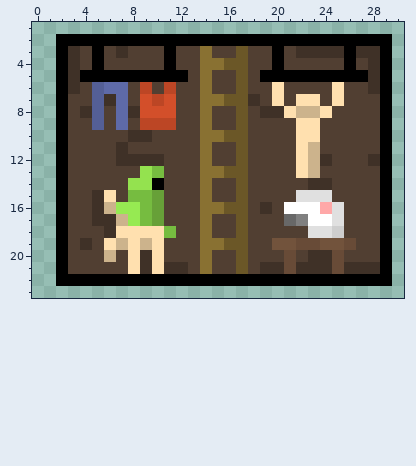
File history of a pixel-art sprite, Assets/Textures/Tailor.png. The picture above was drawn from the file before the commit.
The file is 32x32 pixels. Shown: x 0..30, y 1..23.
The result:
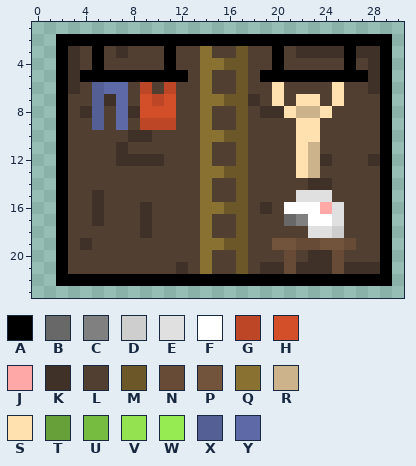
Palette (. is transparent): A #000000  B #686868  C #808080  D #cecece  E #e0e0e0  F #ffffff  G #bc4625  H #d34f2a  J #ffa8a8  K #3f3127  L #513f32  M #6b5727  N #684b37  P #72533c  Q #897132  R #ccb38c  S #ffe0af  T #67a038  U #76bc40  V #94e24f  W #96ea52  X #545f96  Y #5e6aa8
The exact change:
y 13: x 9..10 VU -> LL
y 14: x 8..10 VVA -> LLL
y 15: x 6 S -> L; x 8..10 UUT -> LLL
y 16: x 6..10 RWWUT -> LLLKL
y 17: x 6..10 KRWUT -> LLLKL
y 18: x 6..11 KSSSSU -> LLLKLL
y 19: x 6..10 SRSRS -> LLLLL
y 20: x 6 R -> L; x 8..10 SKS -> LLL
y 21: x 8..11 SKSK -> LLLL
Where, in picture pixels (left, top, right, bottom), the same in both pictures:
changed: (104, 166, 176, 274)
